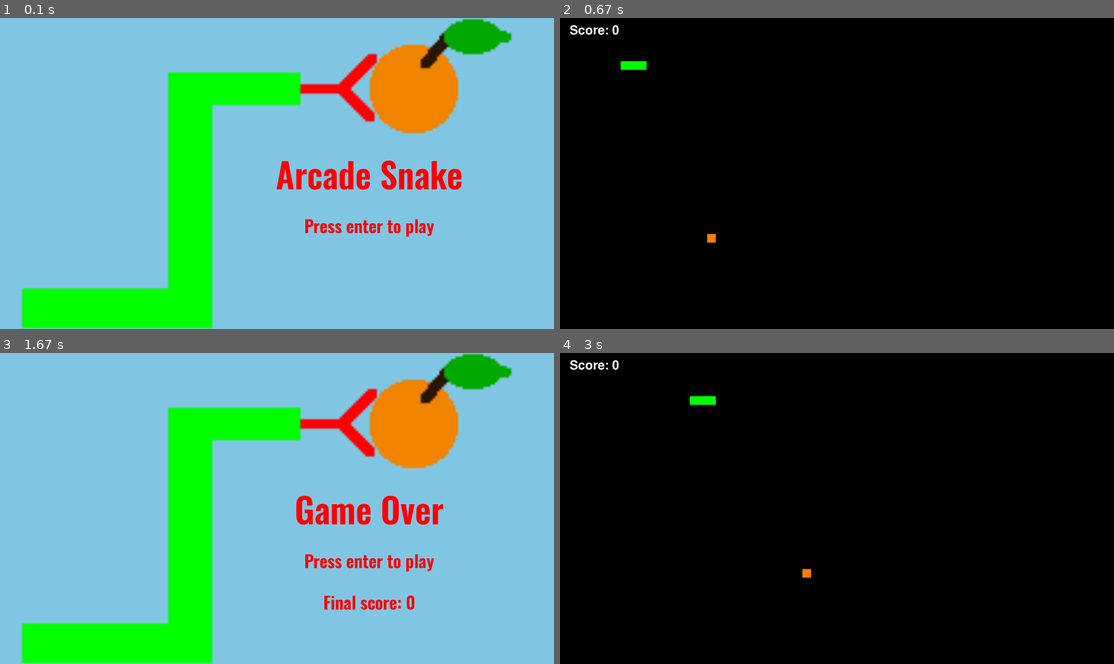
Above: before the commit, frames 1-4 (two rows, left to right).
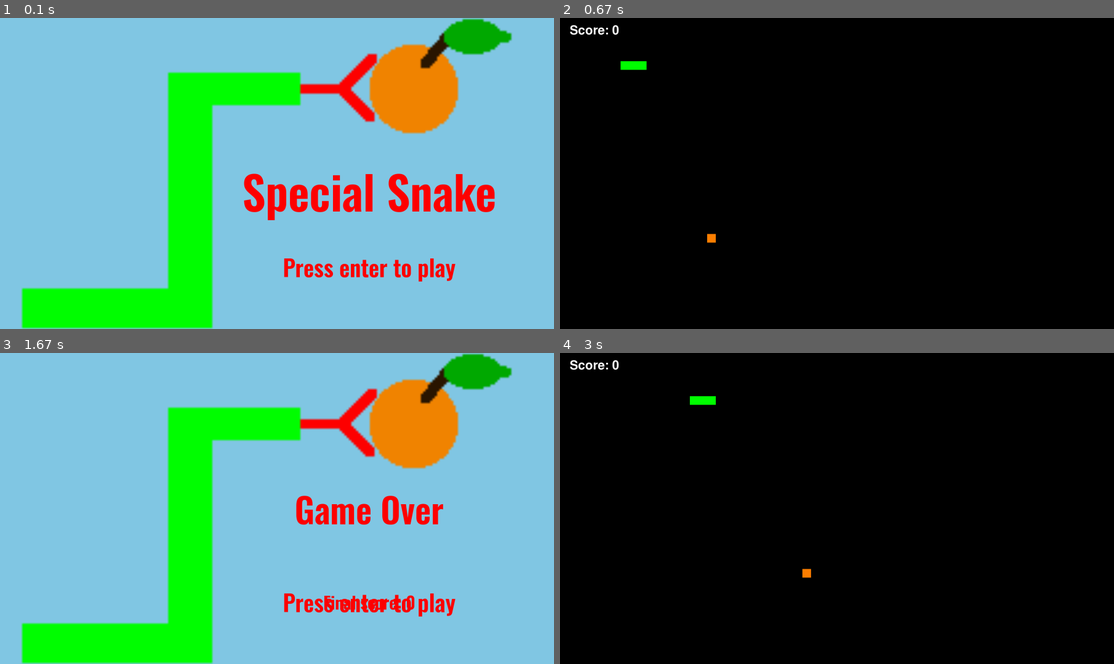
Above: after the commit, the same moments.

Repository: hutgib2/games_site
Game: pygame game, started from games/snake/src/main.py
Two runs of this game, one before a commit and one after it. Both use one fixed random seed, a clock stepped at 60 frames per second and the inputs below.
Inputs:
- Up to frame 1 (0.1 s): no input
- Up to frame 2 (0.67 s): tap Enter at 0.33 s
- Up to frame 3 (1.67 s): hold W 1.17-1.63 s
- Up to frame 4 (3 s): tap Enter at 2.17 s

The runs differ from the first frame. In frame 1, 5.2% of the frame differs, in the area x 44-90%, y 45-85%; in frame 2, nothing differs; in frame 3, 1.3%; in frame 4, nothing differs.

Commit message:
Changed name of snake game.
Co-authored-by: edenjamsalem <edenjamsalem@users.noreply.github.com>

Diff:
--- a/games/snake/src/game/snake.py
+++ b/games/snake/src/game/snake.py
@@ -19,8 +19,8 @@
         self.menu_sprites = pygame.sprite.Group()
         self.game_over_sprites = pygame.sprite.Group()
         self.text_color = (255, 0, 0)
-        TextSprite('Arcade Snake', (WINDOW_WIDTH / 1.5, WINDOW_HEIGHT / 2), self.text_color, WINDOW_WIDTH / 16, self.menu_sprites)
-        TextSprite('Press enter to play', (WINDOW_WIDTH / 1.5, WINDOW_HEIGHT / 1.5), self.text_color, WINDOW_WIDTH / 32, (self.menu_sprites, self.game_over_sprites))
+        TextSprite('Special Snake', (WINDOW_WIDTH / 1.5, WINDOW_HEIGHT / 1.8), self.text_color, WINDOW_WIDTH / 12, self.menu_sprites)
+        TextSprite('Press enter to play', (WINDOW_WIDTH / 1.5, WINDOW_HEIGHT / 1.25), self.text_color, WINDOW_WIDTH / 24, (self.menu_sprites, self.game_over_sprites))
         TextSprite('Game Over', (WINDOW_WIDTH / 1.5, WINDOW_HEIGHT / 2), self.text_color, WINDOW_WIDTH / 16, self.game_over_sprites)
         self.bg_image = pygame.image.load('assets/images/snake.png')
         self.bg_image = pygame.transform.smoothscale(self.bg_image, (WINDOW_WIDTH, WINDOW_HEIGHT))
Binary file changed: game_astro_web/src/content/thumbnails/pong.png
Binary file added: game_astro_web/src/content/thumbnails/roguelike.png
Binary file added: game_astro_web/src/content/thumbnails/special_snake.png
Not shown, changed: game_astro_web/src/content/roguelike.md
Not shown, changed: game_astro_web/src/content/snake.md
